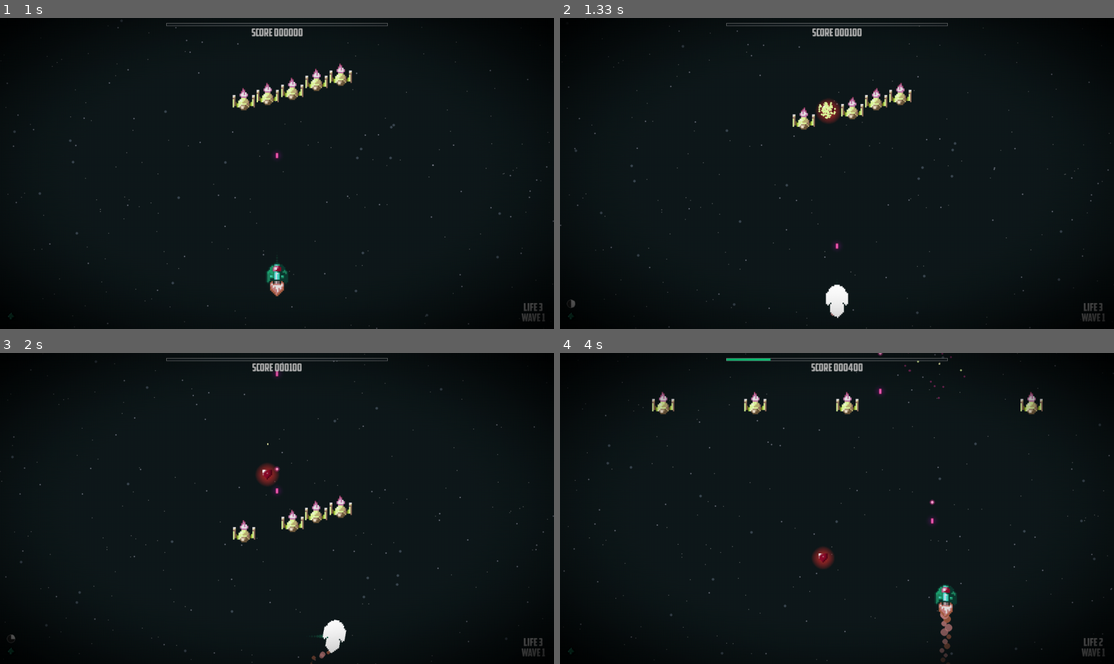
Above: before the commit, frames 1-4 (two rows, left to right).
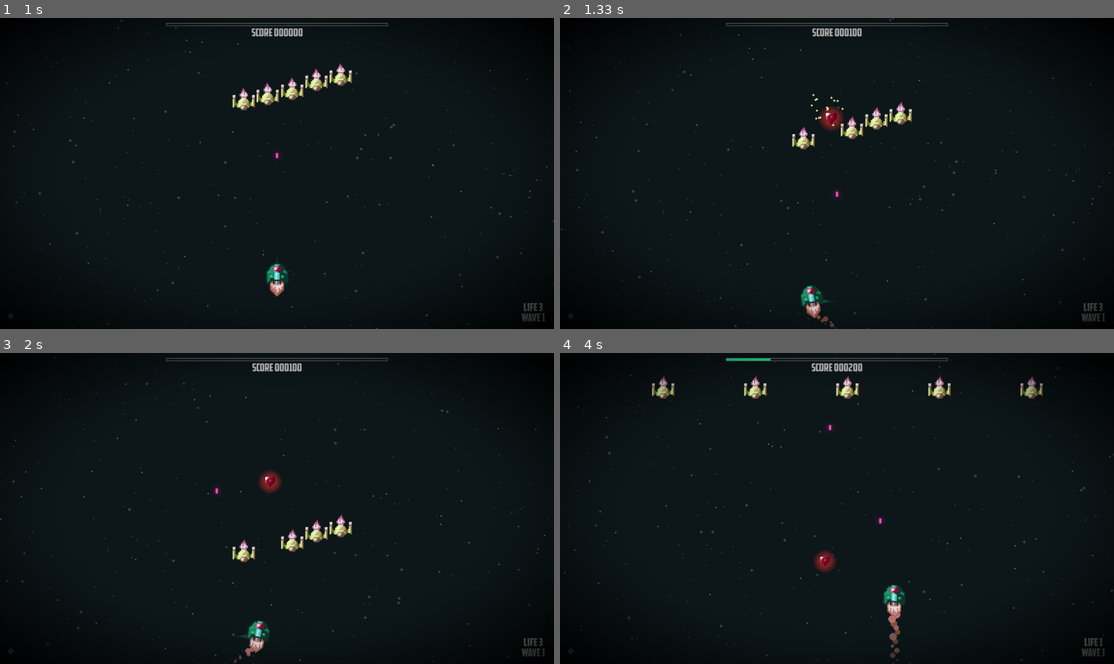
Above: after the commit, the same moments.

Repository: g-brrzzn/shootemup-Pygame
Game: pygame game, started from Game.py
The game is run twice, just before and just after one commit, with the same random seed, the same clock (stepped at 60 frames per second) and the same inputs.
Inputs:
- Up to frame 1 (1 s): tap Space at 0.33, 0.73 s; hold Tab from 0.67 s (still down); hold Down from 0.67 s (still down)
- Up to frame 2 (1.33 s): tap Space at 1.03, 1.23 s; release Tab at 1.13 s; release Down at 1.13 s; hold Left from 1.17 s (still down)
- Up to frame 3 (2 s): tap Space at 1.53, 1.73 s; release Left at 1.63 s; hold Right from 1.67 s (still down)
- Up to frame 4 (4 s): tap Space at 2.03, 2.4, 2.8, 3.1, 3.3, 3.6, 3.8 s; release Right at 2.3 s; hold Down 2.33-2.7 s; hold Left 2.73-3.2 s; hold Right 3.23-3.7 s; hold Up from 3.73 s (still down)

Frame 1 is identical in both runs. In frame 2, 2.7% of the frame differs, in the area x 0-100%, y 0-100%; in frame 3, 2.7%; in frame 4, 3.1%.

Commit message:
Add cheat HUD, hitbox toggle, and safety checks
Initialize g_engine.show_hitboxes and guard drawing of player.parry_rect to avoid attribute errors. Enhance HUD to detect cheat states (show_hitboxes, god_mode, infinite_ricochet, and modified shot_delay), show a "CHEATS" indicator, render a god-mode icon, and skip the invincibility timer display when god_mode is active. Also import GAME_COLOR for the label and adjust FPS positioning for the added HUD items. These changes enable toggleable hitbox display, surface-safe rendering, and clearer cheat/status reporting in the UI.

Diff:
--- a/Game.py
+++ b/Game.py
@@ -161,6 +161,7 @@
             g_engine.enemy_bullets.active_count = 0
             g_engine.level = 1
             g_engine.score = 0
+            g_engine.show_hitboxes = False
             self.boss_active = False
             g_engine.player = Player(
                 (
@@ -248,11 +249,6 @@
         if event.type == KEYUP:
             g_engine.player.get_input_keyup(event)
 
-            if event.key == K_TAB:
-                if hasattr(g_engine.player, 'reset_movement'):
-                    g_engine.player.reset_movement()
-                self.next_state = "LevelUp"
-                self.done = True
 
         if event.type == JOYBUTTONDOWN:
             g_engine.player.get_controller_input(event)
@@ -400,7 +396,9 @@
         if getattr(g_engine, 'show_hitboxes', False):
             if g_engine.player and g_engine.player.getLife() > 0:
                 pygame.draw.rect(surf, (0, 255, 0), g_engine.player.hitbox, 2)
-                pygame.draw.rect(surf, (50, 150, 255), g_engine.player.parry_rect, 1)
+
+                if hasattr(g_engine.player, 'parry_rect'):
+                    pygame.draw.rect(surf, (50, 150, 255), g_engine.player.parry_rect, 1)
 
             for enemy in g_engine.all_enemies:
                 pygame.draw.rect(surf, (255, 50, 50), enemy.rect, 2)
--- a/classes/HUD.py
+++ b/classes/HUD.py
@@ -1,7 +1,7 @@
 import pygame
 import math
 from game_engine import g_engine
-from constants.global_var import config
+from constants.global_var import config, GAME_COLOR
 from states.States_util import draw_text
 
 class HUD:
@@ -38,6 +38,8 @@
             pygame.draw.rect(surf, (0, 255, 150), (x_pos, 15, int(fill_pct * bar_w), bar_h))
             pygame.draw.rect(surf, (200, 200, 200), (x_pos, 15, bar_w, bar_h), 1)
 
+        cheats_active = getattr(g_engine, 'show_hitboxes', False)
+
         if player:
             level_icon_x = self.margin
             level_icon_y = h - self.margin - 30
@@ -50,6 +52,11 @@
 
             current_effect_y = level_icon_y - 35
 
+            god_mode = getattr(player, 'god_mode', False)
+            inf_ricochet = getattr(player, 'infinite_ricochet', False)
+            if god_mode or inf_ricochet or abs(getattr(player, 'shot_delay', 0.25) - 0.25) > 0.01:
+                cheats_active = True
+
             if getattr(player, 'ricochet_timer', 0) > 0:
                 self._draw_timer_icon(surf, self.margin, current_effect_y, player.ricochet_timer, 6.0, (50, 150, 255))
                 current_effect_y -= 30
@@ -58,24 +65,34 @@
                 self._draw_timer_icon(surf, self.margin, current_effect_y, player.overdrive_timer, 3.0, (255, 105, 180))
                 current_effect_y -= 30
 
+            if god_mode:
+                self._draw_timer_icon(surf, self.margin, current_effect_y, 1.0, 1.0, (255, 50, 100))
+                current_effect_y -= 30
+
             current_time = pygame.time.get_ticks()
             inv_remaining = 0
             inv_max = 1.0
 
-            if current_time < player.last_hit:
-                inv_remaining = (player.last_hit - current_time) / 1000.0
-                inv_max = 3.0
-            elif current_time - player.last_hit < player.invincibility_duration:
-                inv_remaining = (player.invincibility_duration - (current_time - player.last_hit)) / 1000.0
-                inv_max = player.invincibility_duration / 1000.0
+            if not god_mode:
+                if current_time < player.last_hit:
+                    inv_remaining = (player.last_hit - current_time) / 1000.0
+                    inv_max = 3.0
+                elif current_time - player.last_hit < player.invincibility_duration:
+                    inv_remaining = (player.invincibility_duration - (current_time - player.last_hit)) / 1000.0
+                    inv_max = player.invincibility_duration / 1000.0
 
-            if inv_remaining > 0:
-                self._draw_timer_icon(surf, self.margin, current_effect_y, inv_remaining, inv_max, (255, 255, 255))
-                current_effect_y -= 30
+                if inv_remaining > 0:
+                    self._draw_timer_icon(surf, self.margin, current_effect_y, inv_remaining, inv_max, (255, 255, 255))
+                    current_effect_y -= 30
 
         draw_text(surf, f"Score {g_engine.score:06d}", w / 2, 45)
         draw_text(surf, f"Wave {g_engine.level}", w - 60, h - 30)
         draw_text(surf, f"Life {max(0, player.getLife() if player else 0)}", w - 60, h - 60)
 
+        text_y_offset = 30
         if config.show_fps and clock:
-            draw_text(surf, f"FPS {int(clock.get_fps())}", 50, 30)
+            draw_text(surf, f"FPS {int(clock.get_fps())}", 60, text_y_offset, use_smaller_font=True)
+            text_y_offset += 30
+
+        if cheats_active:
+            draw_text(surf, "CHEATS", 60, text_y_offset, GAME_COLOR, use_smaller_font=True)
